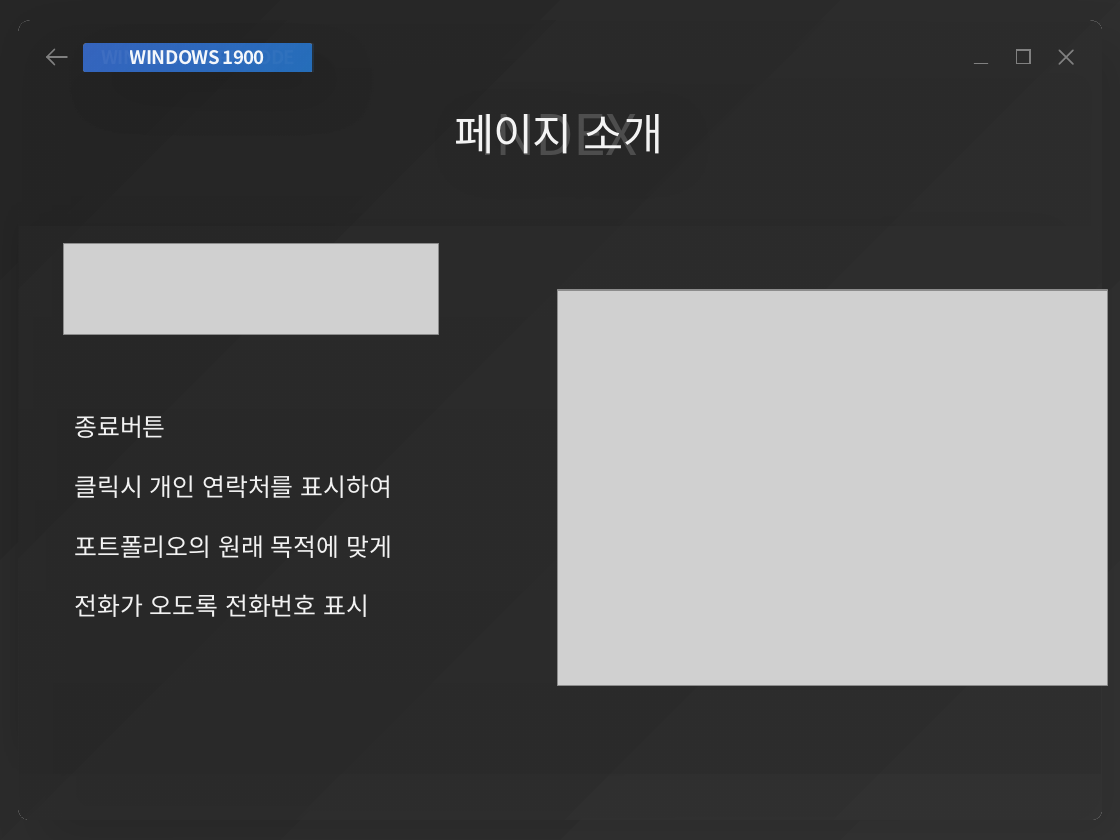
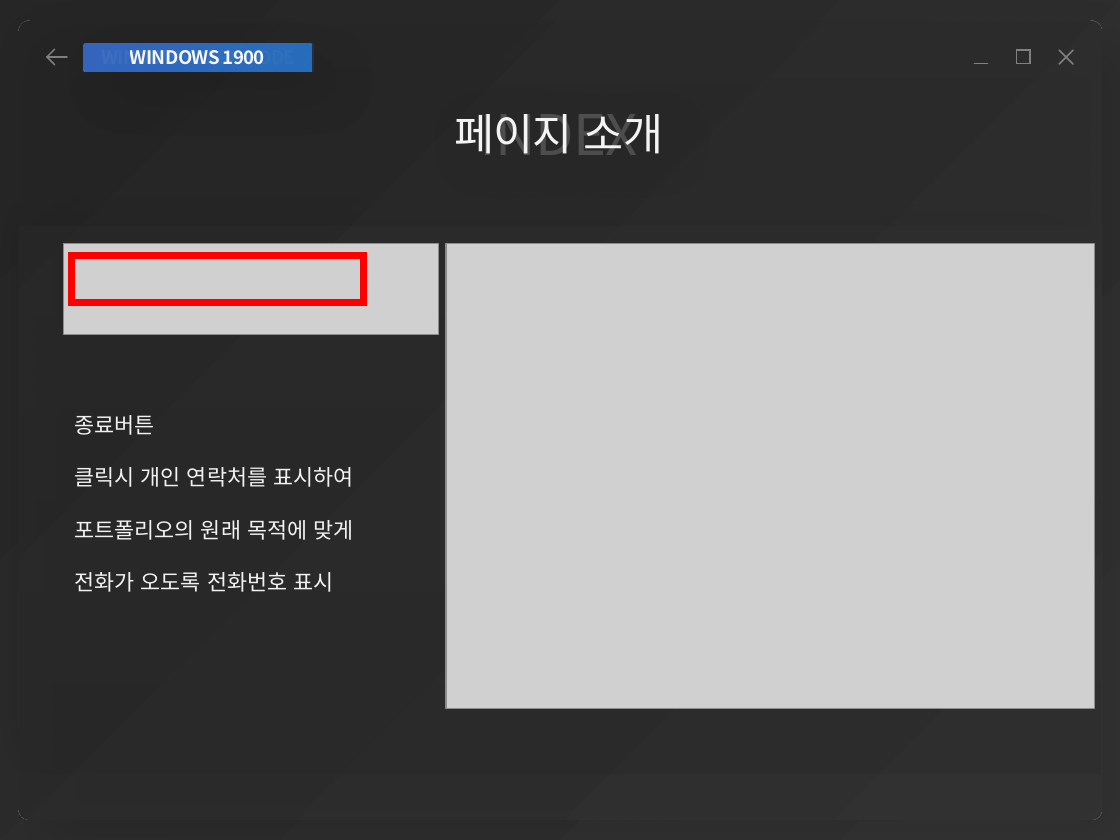
Before and after one commit to yonggyu01/windowProject, a slide deck: slide 22 of 김용규 개인포폴.pptx. Drawn at 1120x840 pixels with LibreOffice and Linux fonts; fonts in the diff are those of the drawing; grey boxes stand for pictures; background and template pictures are left out. Boxes give left, top, right and bottom in pixels: in the first picture for what was removed or moved away, otherwise in the second. Text is boxed around its words. In the diff, an @@ line names an element or a change of style, - is before the commit and + after.

```diff
--- a/김용규 개인포폴.pptx
+++ b/김용규 개인포폴.pptx
@@ rectangle added at <box>72,255,364,302</box>, outline #FF0000 4.5 pt @@
@@ picture: place and size @@
-picture at <box>558,290,1108,685</box>
+picture at <box>446,243,1094,709</box>
@@ text "종료버튼" at <box>74,415,353,592</box>: size 16 to 14 pt @@
```
Also in this commit, not shown: 17 other slides changed, 4 other files.
